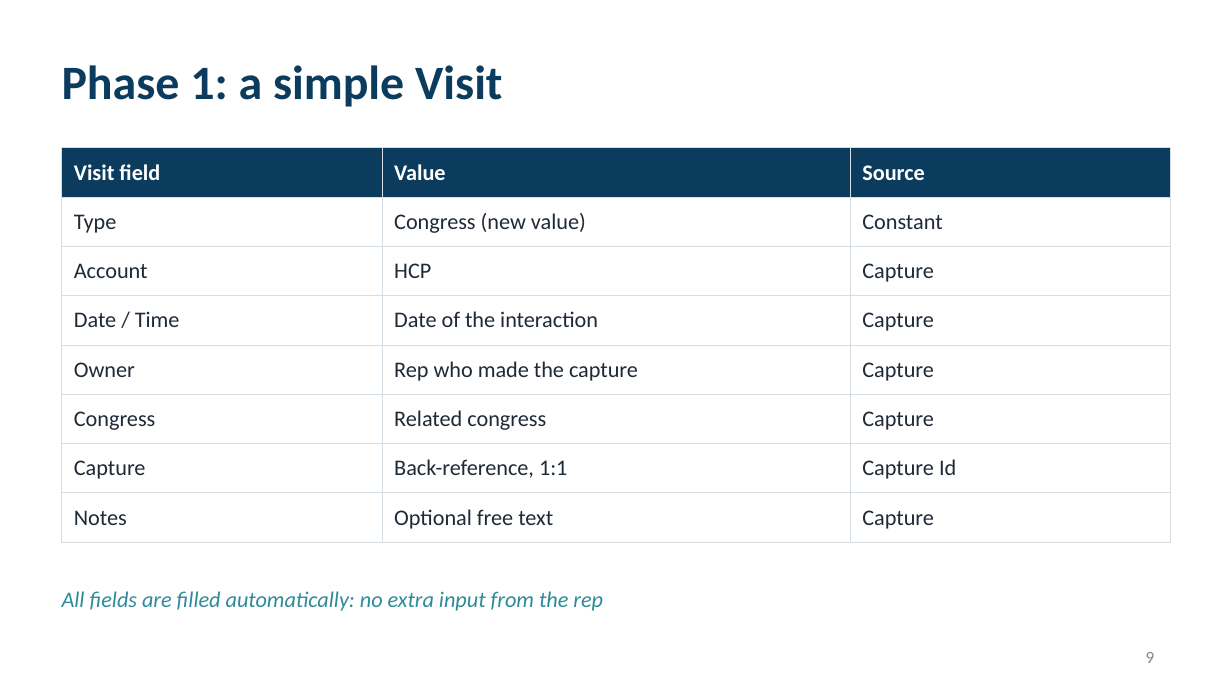
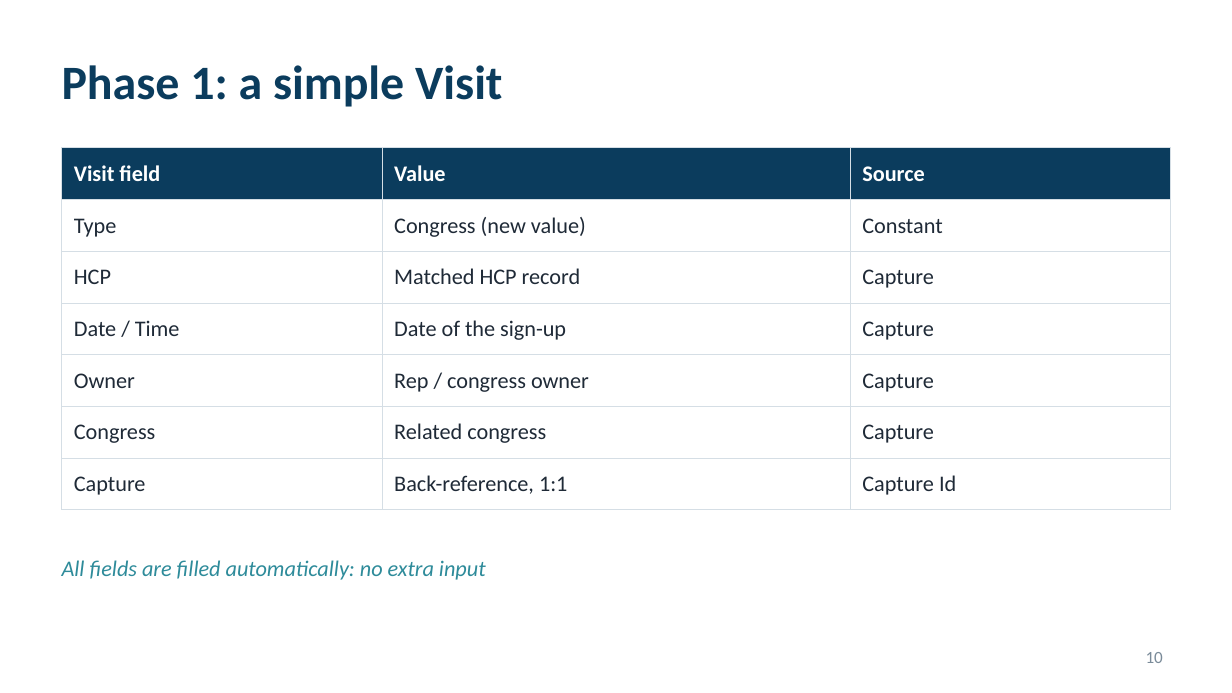
Before and after one commit to patrik8585/claude, a slide deck: slide 10 of slides/France_CBU_Congress_Solution.pptx (slide 9 before the commit). Drawn at 1232x693 pixels with LibreOffice and Linux fonts; fonts in the diff are those of the drawing. Boxes give left, top, right and bottom in pixels: in the first picture for what was removed or moved away, otherwise in the second. Text is boxed around its words. In the diff, an @@ line names an element or a change of style, - is before the commit and + after.

```diff
--- a/slides/France_CBU_Congress_Solution.pptx
+++ b/slides/France_CBU_Congress_Solution.pptx
@@ table at (x1=62, y1=148, x2=1170, y2=499) @@
-row 3, column 1: Account
+row 3, column 1: HCP
-row 3, column 2: HCP
+row 3, column 2: Matched HCP record
-row 4, column 2: Date of the interaction
+row 4, column 2: Date of the sign-up
-row 5, column 2: Rep who made the capture
+row 5, column 2: Rep / congress owner
-row 8: Notes | Optional free text | Capture
@@ text at (x1=62, y1=560, x2=486, y2=580): text changed @@
-All fields are filled automatically: no extra input from the rep
+All fields are filled automatically: no extra input
@@ page number at (x1=1146, y1=652, x2=1163, y2=663): text changed @@
-9
+10
```
Also in this commit, not shown: 7 other slides changed, 5 slides added, 4 slides removed.
